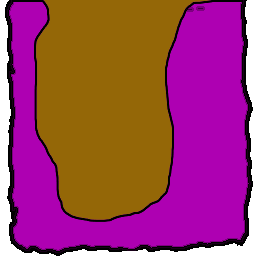
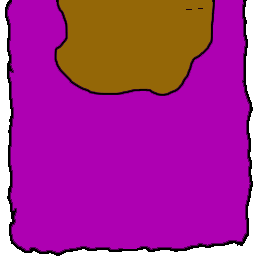
Revision of a layered 256×256 image; what changed, layer by layer:
hid "NU Middle" over [7, 0, 251, 253]
added layer "NU Middle-New" above "NU" over [7, 0, 251, 253]
